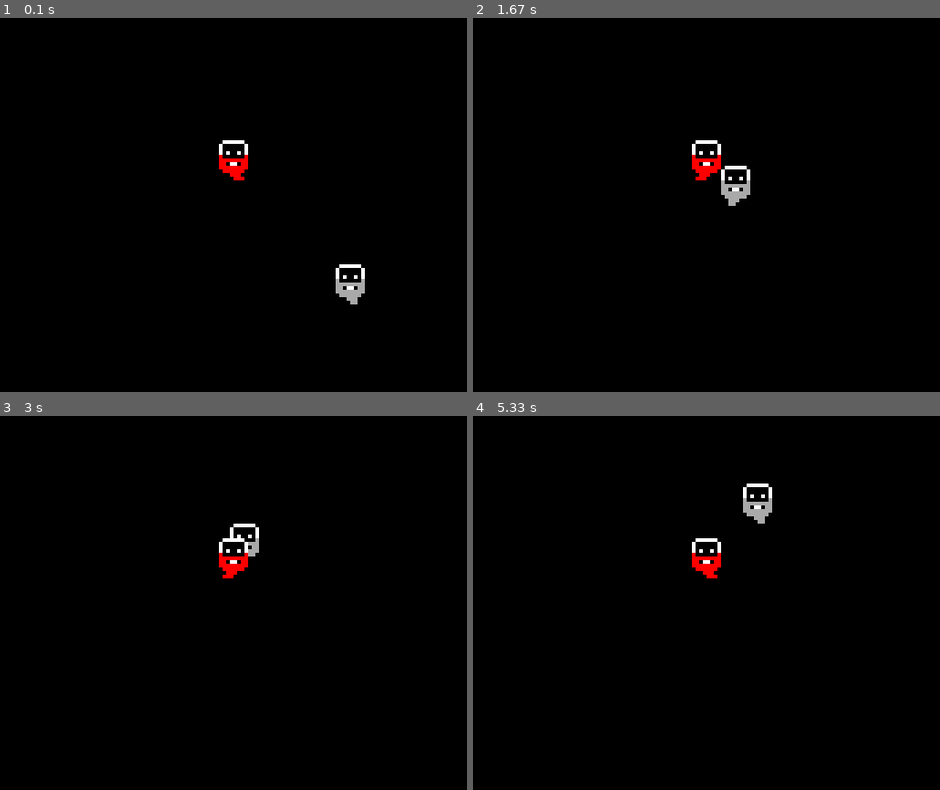
Above: before the commit, frames 1-4 (two rows, left to right).
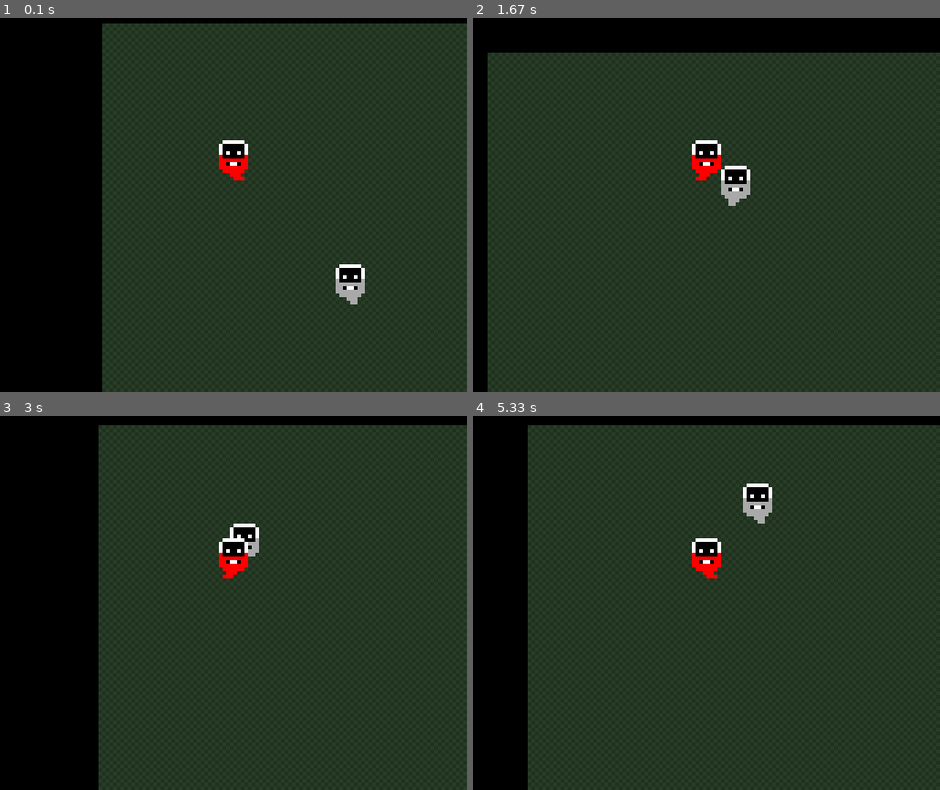
Above: after the commit, the same moments.

Repository: thefonzie-codes/pygame-rpg
Game: pygame game, started from main.py
The game is run twice, just before and just after one commit, with the same random seed, the same clock (stepped at 60 frames per second) and the same inputs.
Inputs:
- Up to frame 1 (0.1 s): no input
- Up to frame 2 (1.67 s): hold D 0.33-0.8 s; hold W 0.83-1.13 s; hold D 1.17-1.63 s
- Up to frame 3 (3 s): hold A 1.67-2.2 s; hold S 2.23-2.53 s; hold A 2.57-2.97 s
- Up to frame 4 (5.33 s): hold W 3-3.37 s; hold D 3.4-4.03 s; hold S 4.07-4.43 s; hold A 4.47-4.93 s; hold D from 4.97 s (still down)

The runs differ from the first frame. In frame 1, 76% of the frame differs, in the area x 21-100%, y 1-100%; in frame 2, 87%, in the area x 3-100%, y 9-100%; in frame 3, 76%; in frame 4, 85%.

Commit message:
Feature: adding randomized floor patterns

Diff:
--- a/constants.py
+++ b/constants.py
@@ -2,10 +2,14 @@
 GRID_SIZE = 128
 SCREEN_WIDTH = PIXEL_SIZE * GRID_SIZE
 SCREEN_HEIGHT = PIXEL_SIZE * GRID_SIZE
+MAX_MAP_WIDTH = 1024
+MAX_MAP_HEIGHT = 1024
 FPS = 24
 COLORS = {
     'white': (255, 255, 255),
     'black': (0, 0, 0),
     'grey': (169, 169, 169),
-    'red': (255, 0, 0)
+    'red': (255, 0, 0),
+    'darkgreen': (30, 50, 30),
+    'lightgreen': (40, 60, 40)
 }
--- a/main.py
+++ b/main.py
@@ -3,18 +3,16 @@
 from entities.ghost import Ghost
 from entities.player import Player
 from system.camera import Camera
-from constants import SCREEN_WIDTH, SCREEN_HEIGHT, COLORS, GRID_SIZE, PIXEL_SIZE, FPS
+from constants import *
+from system.map import Map
+from textures.base_floor import BaseFloor
 
 def main():
-    # Initialize pygame
     pygame.init()
 
-    # Set up the display
     screen = pygame.display.set_mode((SCREEN_WIDTH, SCREEN_HEIGHT))
     pygame.display.set_caption('RPG Game')
 
-
-    # Use a tick counter to control the animation
     tick = 0
     clock = pygame.time.Clock()
     running = True
@@ -25,10 +23,11 @@
 
     camera = Camera(SCREEN_WIDTH, SCREEN_HEIGHT, GRID_SIZE)
 
-    # Main game loop
+    base_floor = BaseFloor()
+    base_map = Map(MAX_MAP_WIDTH, MAX_MAP_HEIGHT, PIXEL_SIZE, base_floor)
+
     while running:
         clock.tick(FPS)
-        # Resets the tick counter if it reaches the FPS
         if tick >= FPS:
             tick = 0
         else:
@@ -37,17 +36,15 @@
         ghost.tick = tick
         player.tick = tick
 
-        screen.fill(COLORS['black'])  # Clear screen
+        screen.fill(COLORS['black'])
 
-        # Get keyboard input
         keys = pygame.key.get_pressed()
         player.move(keys)
 
-        ghost.move()  # Move the ghost
-
-        # Update camera to follow player
+        ghost.move()
         camera.update(player)
 
+        base_map.draw(screen, camera)
         ghost_pos = camera.apply(ghost)
         player_pos = camera.apply(player)
 
--- /dev/null
+++ b/system/map.py
@@ -0,0 +1,27 @@
+import pygame
+
+class Map:
+    def __init__(self, width, height, pixel_size, floor_texture):
+        self.width = width
+        self.height = height
+        self.pixel_size = pixel_size
+        self.floor_texture = floor_texture
+
+    def draw(self, screen, camera):
+        start_x = max(0, camera.offset_x)
+        start_y = max(0, camera.offset_y)
+        end_x = min(self.width, camera.offset_x + (camera.width // self.pixel_size))
+        end_y = min(self.height, camera.offset_y + (camera.height // self.pixel_size))
+
+        for x in range(start_x, end_x):
+            for y in range(start_y, end_y):
+
+                pattern_x = x % len(self.floor_texture.pattern[0])
+                pattern_y = y % len(self.floor_texture.pattern)
+
+                tile = self.floor_texture.pattern[pattern_y][pattern_x]
+
+                screen_x = (x - camera.offset_x) * self.pixel_size
+                screen_y = (y - camera.offset_y) * self.pixel_size
+
+                pygame.draw.rect(screen, self.floor_texture.colors[tile], (screen_x, screen_y, self.pixel_size, self.pixel_size))
--- /dev/null
+++ b/textures/base_floor.py
@@ -0,0 +1,18 @@
+from constants import COLORS
+
+class BaseFloor:
+    def __init__(self):
+        self.pattern = [
+            ['.', ',', '.', ',', '.', ',', '.', ','],
+            [',', '.', ',', '.', ',', '.', ',', '.'],
+            ['.', ',', '.', ',', '.', ',', '.', ','],
+            [',', '.', ',', '.', ',', '.', ',', '.'],
+            ['.', ',', '.', ',', '.', ',', '.', ','],
+            [',', '.', ',', '.', ',', '.', ',', '.'],
+            ['.', ',', '.', ',', '.', ',', '.', ','],
+            [',', '.', ',', '.', ',', '.', ',', '.'],
+        ]
+        self.colors = {
+            '.': COLORS['darkgreen'],
+            ',': COLORS['lightgreen'],
+        }
